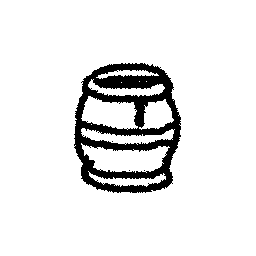
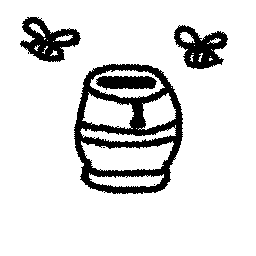
Revision of a layered 256px x 256px image; what changed, layer by layer:
renamed "Layer Group" to "A", hid the group it (2 layers) over [25, 17, 219, 194]
added group "B" with 2 layers over [20, 17, 228, 194]
added layer "beesB" in group "B" over [20, 17, 228, 69]
showed "LayerB", moved it into group "B" over [74, 64, 183, 194]
